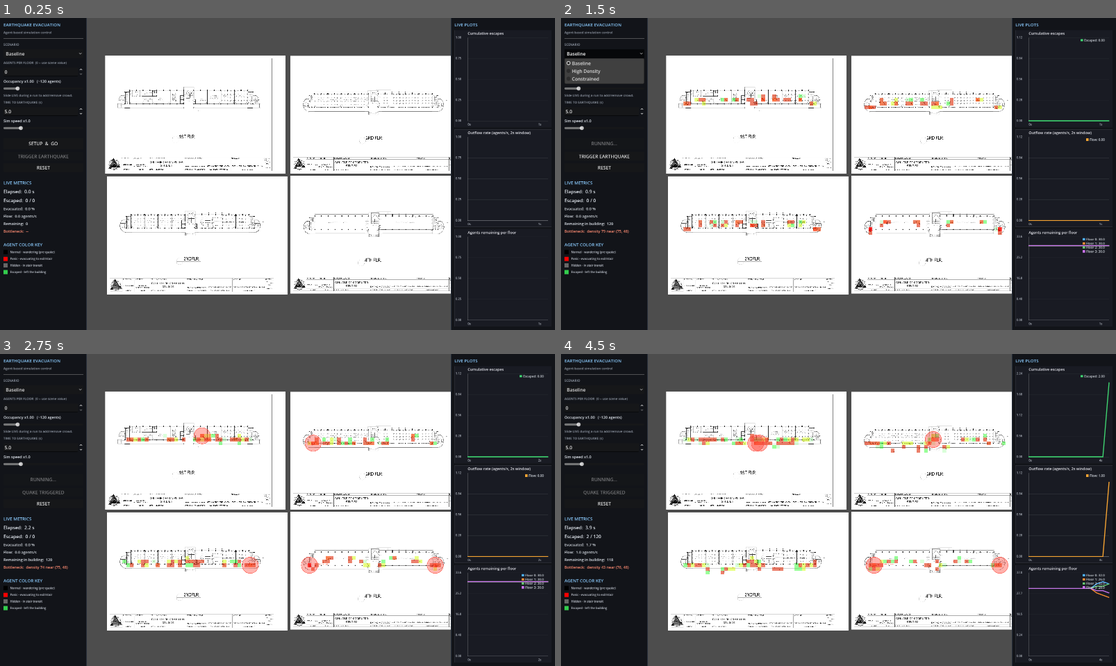
Above: before the commit, frames 1-4 (two rows, left to right).
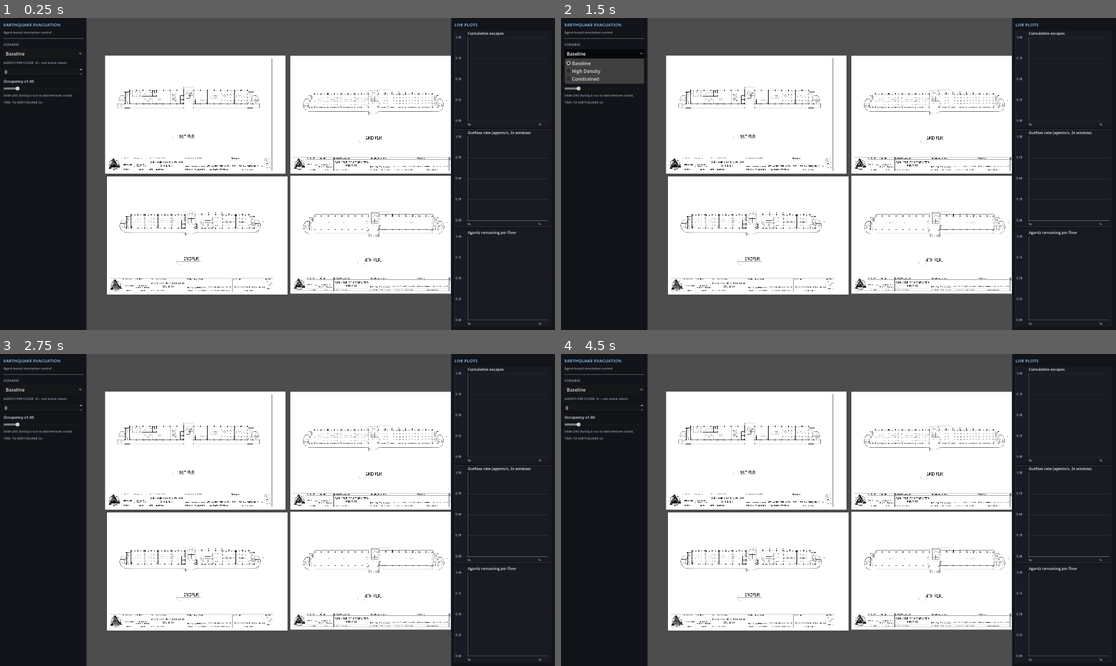
Above: after the commit, the same moments.

Repository: CyramaeM/earthquake-simulation
Game: Godot game, scene res://scenes/Main.tscn
Two runs of this game, one before a commit and one after it. Both use one fixed random seed, a clock stepped at 60 frames per second and the inputs below.
Inputs (mouse positions are in pixels of both pictures, inside the frame that each line leads up to):
- Up to frame 1 (0.25 s): no input
- Up to frame 2 (1.5 s): click (605, 142) at 0.5 s, where only the run before the commit has a clickable "SETUP & GO"; click "Baseline" at 1.25 s
- Up to frame 3 (2.75 s): click (44, 491) at 2 s, where only the run before the commit has a clickable "TRIGGER EARTHQUAKE"
- Up to frame 4 (4.5 s): click "Baseline" at 2.75 s; click "Baseline" at 3.5 s; move the mouse to (960, 494) at 4.27 s; click (960, 494) at 4.42 s

The runs differ from the first frame. In frame 1, 0.7% of the frame differs, in the area x 0-15%, y 19-83%; in frame 2, 2.0%; in frame 3, 2.7%; in frame 4, 3.0%, in the area x 0-99%, y 5-99%.
Error after the commit: Parse Error: Too few arguments for "_export_logs_to_csv()" call. Expected at least 1 but received 0. (res://scripts/Manager.gd:458)

Commit message:
added:additional logs

Diff:
--- a/msu_iit_earthquake_evac__sim/scenes/CCS_0.tscn
+++ b/msu_iit_earthquake_evac__sim/scenes/CCS_0.tscn
@@ -32,6 +32,7 @@
 
 [node name="NavigationRegion2D" parent="." index="1" unique_id=435981806]
 navigation_polygon = SubResource("NavigationPolygon_l5vnn")
+navigation_layers = 263
 
 [node name="Exit" type="Area2D" parent="Exits" parent_id_path=PackedInt32Array(1814494962) index="0" unique_id=116630903]
 script = ExtResource("3_afxwx")
--- a/msu_iit_earthquake_evac__sim/scenes/Main.tscn
+++ b/msu_iit_earthquake_evac__sim/scenes/Main.tscn
@@ -44,9 +44,6 @@
 script = ExtResource("1_nxtc6")
 metadata/_custom_type_script = "uid://b3a0rk35ooday"
 
-[node name="Node2D" type="Node2D" parent="." unique_id=1819971397]
-script = ExtResource("1_nxtc6")
-
 [node name="Floors" type="Node2D" parent="." unique_id=1402324463]
 
 [node name="Floor" parent="." unique_id=1584161637 instance=ExtResource("2_nxtc6")]
@@ -68,6 +65,7 @@
 script = ExtResource("1_elqb8")
 
 [node name="heatmapoverlay" type="Node2D" parent="." unique_id=1641008946]
+visible = false
 script = SubResource("GDScript_jlsqs")
 
 [node name="Camera2D" type="Camera2D" parent="." unique_id=1676030965]
--- a/msu_iit_earthquake_evac__sim/scripts/Manager.gd
+++ b/msu_iit_earthquake_evac__sim/scripts/Manager.gd
@@ -476,19 +476,103 @@
 	agents.clear()
 
 
-func _export_logs_to_csv() -> void:
+## Writes three CSV files per run to user://logs/:
+##   evac_log_<ts>.csv        - one row per escaped agent (full per-agent data)
+##   evac_summary_<ts>.csv    - one row of scalar summary metrics
+##   evac_stairs_<ts>.csv     - one row per StairConnector
+func _export_logs_to_csv(stats: Dictionary) -> void:
 	var dir_path := "user://logs"
 	DirAccess.make_dir_recursive_absolute(dir_path)
-
-	var file_path := "%s/evac_log_%d.csv" % [dir_path, Time.get_unix_time_from_system()]
-	var file := FileAccess.open(file_path, FileAccess.WRITE)
-	if file == null:
-		push_warning("Manager: could not open log file for writing: %s" % file_path)
-		return
-
-	file.store_line("agent_id,time_seconds,floor")
-	for entry in escape_log:
-		file.store_line("%s,%s,%s" % [entry.agent_id, entry.time, entry.floor])
-	file.close()
-
-	print("Manager: evacuation log exported to ", file_path)
+	var ts: int = Time.get_unix_time_from_system()
+
+	# --- 1. Per-agent escape log ---
+	var log_path := "%s/evac_log_%d.csv" % [dir_path, ts]
+	var log_file := FileAccess.open(log_path, FileAccess.WRITE)
+	if log_file == null:
+		push_warning("Manager: could not open log file: %s" % log_path)
+	else:
+		log_file.store_line("agent_id,time_seconds,floor,exit_id,distance,congestion_time_s")
+		for e in escape_log:
+			log_file.store_line("%s,%.3f,%d,%s,%.2f,%.3f" % [
+				e.agent_id, e.time, e.floor,
+				e.get("exit_id", ""),
+				e.get("distance", 0.0),
+				e.get("congestion_time", 0.0),
+			])
+		log_file.close()
+		print("Manager: escape log -> ", log_path)
+
+	# --- 2. Scalar summary ---
+	var summary_path := "%s/evac_summary_%d.csv" % [dir_path, ts]
+	var summary_file := FileAccess.open(summary_path, FileAccess.WRITE)
+	if summary_file == null:
+		push_warning("Manager: could not open summary file: %s" % summary_path)
+	else:
+		summary_file.store_line(
+			"scenario,load,escaped_90pct,clearance_time_s," +
+			"avg_flow_per_s,core_flow_per_s,peak_flow_per_s,peak_mean_ratio," +
+			"first_escape_s,last_escape_s,median_escape_s,escape_stddev_s," +
+			"reaction_mean_s,reaction_stddev_s," +
+			"dist_mean,dist_max,congestion_mean_s"
+		)
+		summary_file.store_line("%.s,%d,%d,%.3f,%.3f,%.3f,%.3f,%.3f,%.3f,%.3f,%.3f,%.3f,%.3f,%.3f,%.2f,%.2f,%.3f" % [
+			stats["scenario"],
+			stats["load"],
+			stats["escaped_90pct"],
+			stats["clearance_time"],
+			stats["avg_flow"],
+			stats["core_flow"],
+			stats["peak_flow"],
+			stats["peak_mean_ratio"],
+			stats["first_escape_time"],
+			stats["last_escape_time"],
+			stats["median_escape_time"],
+			stats["escape_time_stddev"],
+			stats["reaction_time_mean"],
+			stats["reaction_time_stddev"],
+			stats["distance_mean"],
+			stats["distance_max"],
+			stats["congestion_time_mean"],
+		])
+		summary_file.close()
+		print("Manager: summary -> ", summary_path)
+
+	# --- 3. Per-stair summary ---
+	var stair_path := "%s/evac_stairs_%d.csv" % [dir_path, ts]
+	var stair_file := FileAccess.open(stair_path, FileAccess.WRITE)
+	if stair_file == null:
+		push_warning("Manager: could not open stair file: %s" % stair_path)
+	else:
+		stair_file.store_line(
+			"stair_name,transit_count,peak_queue_length," +
+			"mean_wait_s,max_wait_s,mean_transit_s,base_transit_s,slowdown_factor"
+		)
+		for sname in stair_stats:
+			var s: Dictionary = stair_stats[sname]
+			stair_file.store_line("%s,%d,%d,%.3f,%.3f,%.3f,%.3f,%.3f" % [
+				sname,
+				s.get("transit_count", 0),
+				s.get("peak_queue_length", 0),
+				s.get("mean_wait_time", 0.0),
+				s.get("max_wait_time", 0.0),
+				s.get("mean_transit_time", 0.0),
+				s.get("base_transit_time", 0.0),
+				s.get("slowdown_factor", 1.0),
+			])
+
+		# Also write per-floor and exit-distribution data as trailing sections.
+		stair_file.store_line("")
+		stair_file.store_line("floor,escape_count,clearance_time_s")
+		var ecp: Dictionary = stats.get("escape_count_per_floor", {})
+		var ctp: Dictionary = stats.get("clearance_time_per_floor", {})
+		for fi in ecp:
+			stair_file.store_line("%d,%d,%.3f" % [fi, ecp[fi], ctp.get(fi, 0.0)])
+
+		stair_file.store_line("")
+		stair_file.store_line("exit_id,agent_count")
+		var euc: Dictionary = stats.get("exit_use_counts", {})
+		for eid in euc:
+			stair_file.store_line("%s,%d" % [eid, euc[eid]])
+
+		stair_file.close()
+		print("Manager: stair/floor/exit log -> ", stair_path)
Not shown: 1 places in msu_iit_earthquake_evac__sim/scenes/Main.tscn that only renumber resources
